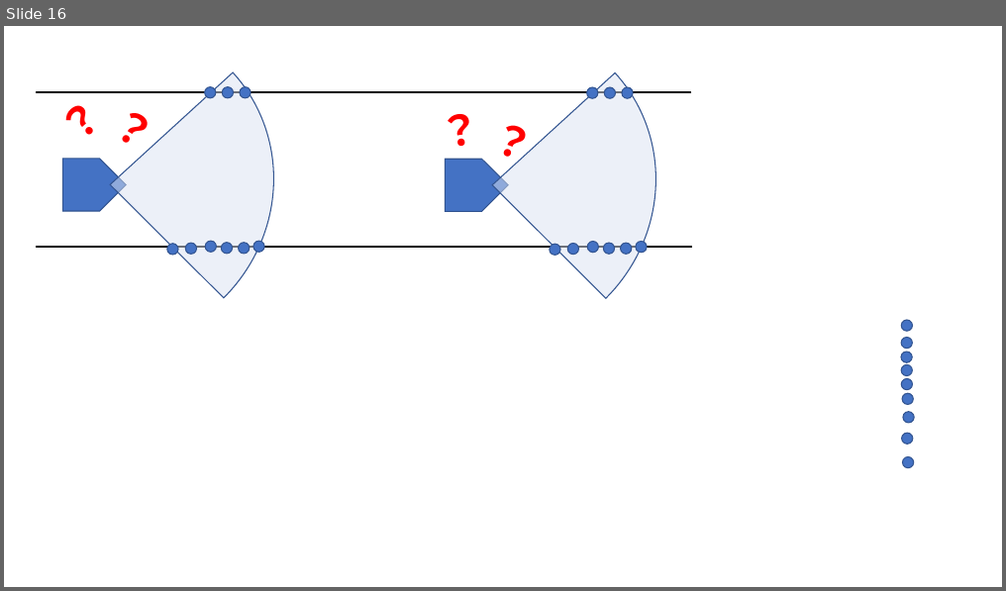
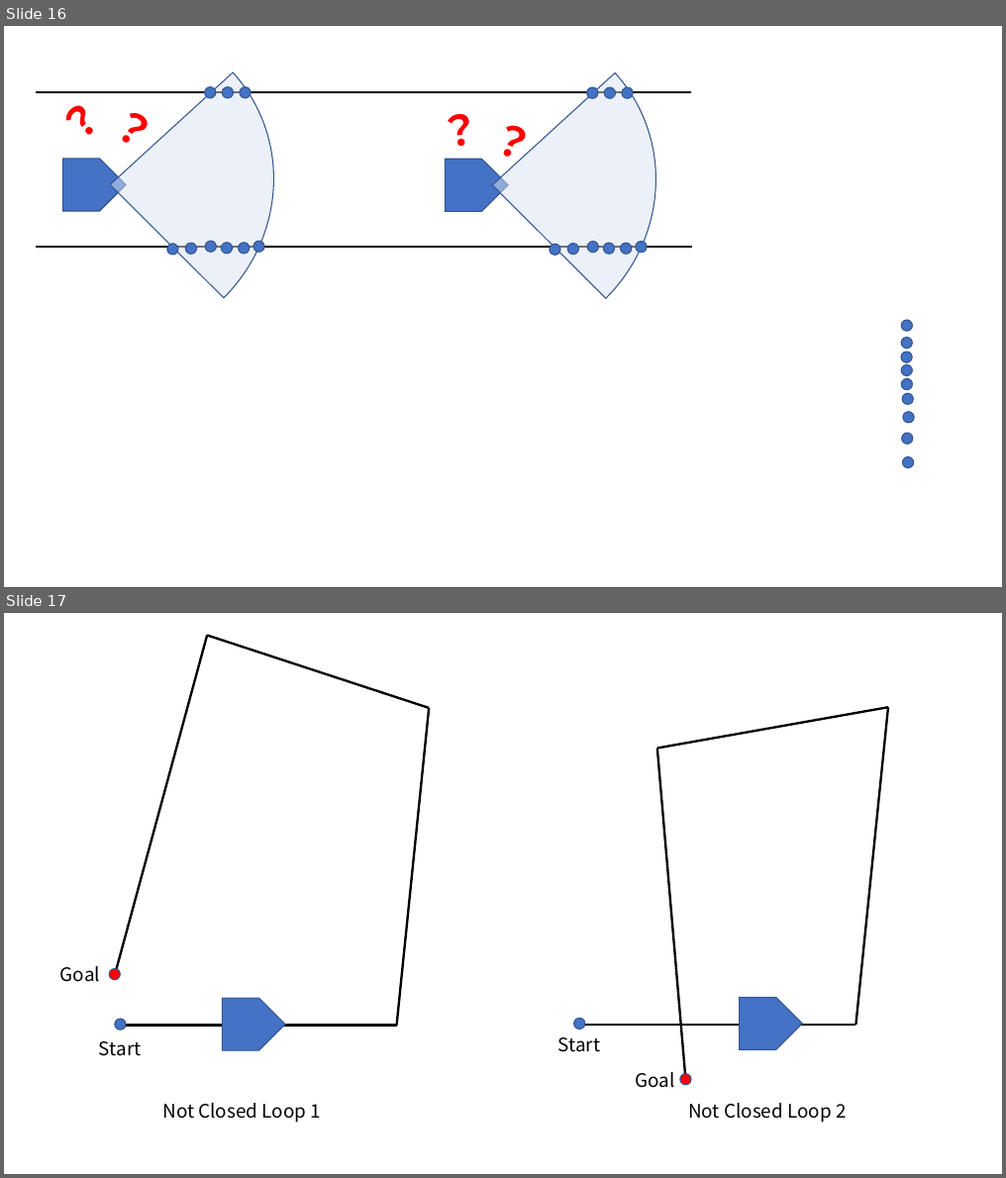
Before and after one commit to ShisatoYano/SLAMDesignUML, a slide deck: SLAM_Theoretical_Formulas.pptx. Shown one above the other, each under a label of ours: slide 16 before the commit, slides 16 and 17 after it. The pictures are 1006x591 and 1006x1178 pixels, drawn with LibreOffice and Linux fonts; fonts in the diff are those of the drawing. Boxes give left, top, right and bottom in pixels: in the first picture for what was removed or moved away, otherwise in the second. Text is boxed around its words. In the diff, an @@ line names an element or a change of style, - is before the commit and + after.

Commit message:
add not closed loop diagrams

```diff
--- a/SLAM_Theoretical_Formulas.pptx
+++ b/SLAM_Theoretical_Formulas.pptx
@@ slide 17 added at box(4, 613, 1002, 1174), background #FFFFFF @@
@@ line added from (207, 636) to (115, 976), #000000 2.25 pt @@
@@ line added from (207, 636) to (430, 708), #000000 2.25 pt @@
@@ line added from (397, 1026) to (430, 708), #000000 2.25 pt @@
@@ line added from (657, 749) to (888, 707), #000000 2.25 pt @@
@@ line added from (856, 1025) to (888, 707), #000000 2.25 pt @@
@@ line added from (657, 749) to (686, 1079), #000000 2.25 pt @@
@@ text added at box(60, 966, 100, 982), 18 pt, text #000000 @@
+Goal
@@ ellipse added at box(109, 968, 120, 980), fill #FF0000, outline #325491 1 pt @@
@@ pentagon arrow added at box(222, 998, 285, 1051), fill #4472C4, outline #325491 1 pt @@
@@ pentagon arrow added at box(740, 998, 802, 1051), fill #4472C4, outline #325491 1 pt @@
@@ ellipse added at box(115, 1019, 126, 1030), fill #4472C4, outline #325491 1 pt @@
@@ line added from (397, 1026) to (117, 1026), #000000 2.25 pt @@
@@ ellipse added at box(573, 1018, 585, 1029), fill #4472C4, outline #325491 1 pt @@
@@ line added from (856, 1025) to (576, 1025), #000000 2.25 pt @@
@@ text added at box(99, 1042, 142, 1057), 18 pt, text #000000 @@
+Start
@@ text added at box(558, 1038, 601, 1053), 18 pt, text #000000 @@
+Start
@@ text added at box(636, 1072, 675, 1088), 18 pt, text #000000 @@
+Goal
@@ ellipse added at box(680, 1074, 691, 1085), fill #FF0000, outline #325491 1 pt @@
@@ text added at box(162, 1103, 320, 1123), 18 pt, text #000000 @@
+Not Closed Loop 1
@@ text added at box(688, 1103, 846, 1123), 18 pt, text #000000 @@
+Not Closed Loop 2
```
